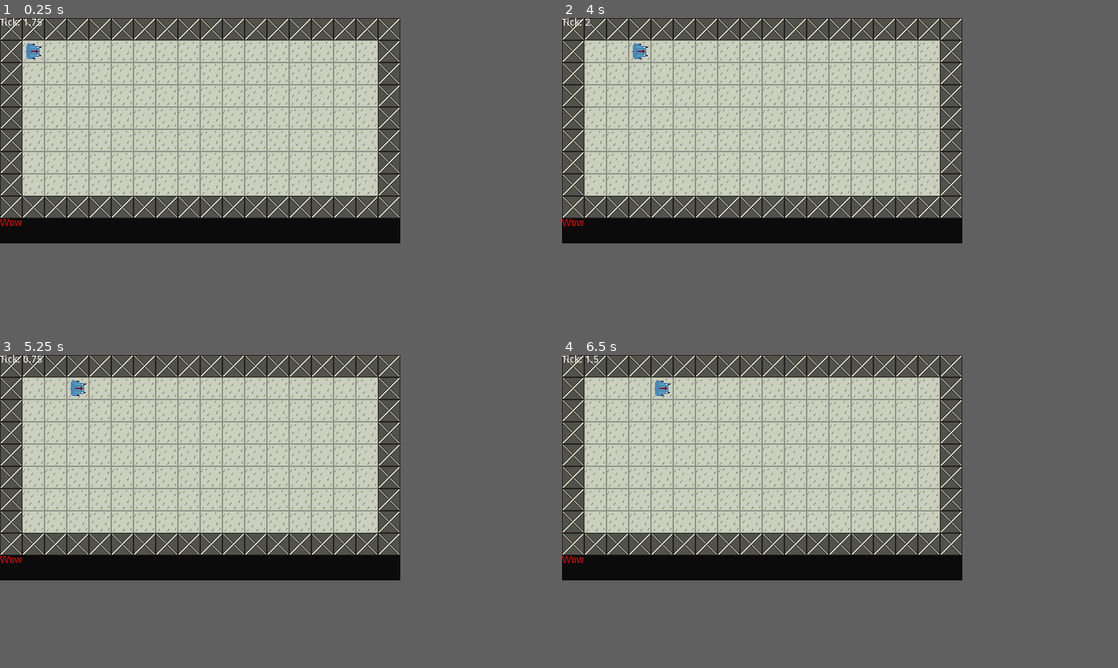
Above: before the commit, frames 1-4 (two rows, left to right).
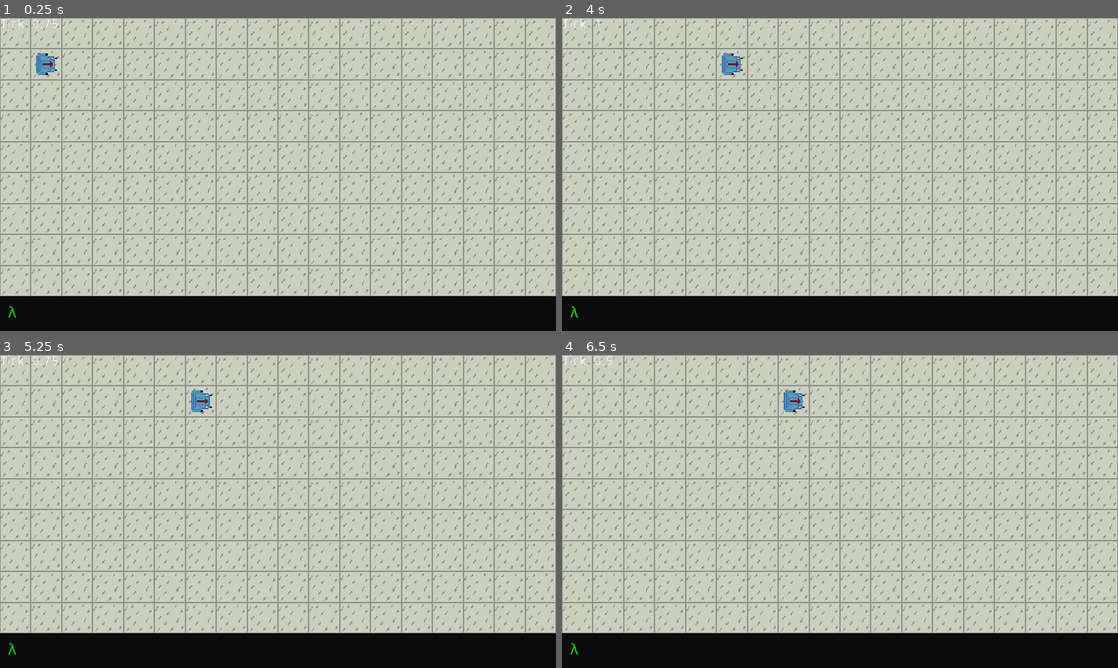
Above: after the commit, the same moments.

Repository: panorb/ludum-dare-50
Game: Godot game, scene res://Game.tscn
Two runs of this game, one before a commit and one after it. Both use one fixed random seed, a clock stepped at 60 frames per second and the inputs below.
Inputs:
- Up to frame 1 (0.25 s): no input
- Up to frame 2 (4 s): no input
- Up to frame 3 (5.25 s): no input
- Up to frame 4 (6.5 s): no input
In our replay, the window is 576x324 before the commit and 800x450 after it. These sizes can differ from the game's own. Grey fills any space a smaller window leaves; there, only what the larger window draws over its background counts as a difference.

The runs differ from the first frame. In frame 1, 45% of the frame differs, in the area x 0-100%, y 0-100%; in frame 2, 45%; in frame 3, 45%; in frame 4, 45%.

Commit message:
Added basic controls

Diff:
--- a/godot/Console/Console.tscn
+++ b/godot/Console/Console.tscn
@@ -1,27 +1,63 @@
-[gd_scene load_steps=2 format=2]
+[gd_scene load_steps=4 format=2]
 
 [ext_resource path="res://Console/console.gd" type="Script" id=1]
+[ext_resource path="res://Console/FiraCode-Retina.ttf" type="DynamicFontData" id=2]
 
-[node name="Console" type="Node"]
+[sub_resource type="DynamicFont" id=1]
+font_data = ExtResource( 2 )
+
+[node name="Console" type="Control"]
+margin_top = 288.0
+margin_right = 576.0
+margin_bottom = 324.0
+rect_min_size = Vector2( 576, 36 )
 script = ExtResource( 1 )
 
 [node name="Input" type="LineEdit" parent="."]
 modulate = Color( 1, 1, 1, 0 )
 anchor_right = 1.0
 anchor_bottom = 1.0
+max_length = 15
+selecting_enabled = false
+caret_blink = true
+caret_blink_speed = 0.5
 
 [node name="Background" type="ColorRect" parent="."]
 anchor_right = 1.0
 anchor_bottom = 1.0
-margin_top = 288.0
-margin_bottom = 288.0
 color = Color( 0.0470588, 0.0470588, 0.0470588, 1 )
 
-[node name="Display" type="RichTextLabel" parent="."]
-margin_top = 288.0
-margin_right = 576.0
-margin_bottom = 324.0
-rect_min_size = Vector2( 576, 36 )
+[node name="VBoxContainer" type="VBoxContainer" parent="."]
+anchor_right = 1.0
+anchor_bottom = 1.0
+margin_left = 8.0
+margin_right = -8.0
+
+[node name="Control" type="Control" parent="VBoxContainer"]
+margin_right = 560.0
+margin_bottom = 3.0
+size_flags_horizontal = 3
+size_flags_vertical = 3
+
+[node name="Display" type="RichTextLabel" parent="VBoxContainer"]
+margin_top = 7.0
+margin_right = 560.0
+margin_bottom = 28.0
+size_flags_horizontal = 3
+size_flags_vertical = 3
+custom_fonts/normal_font = SubResource( 1 )
 bbcode_enabled = true
-bbcode_text = "[color=red]Wow[/color]"
-text = "Wow"
+bbcode_text = "[color=#16c60c]λ[/color]"
+text = "λ"
+fit_content_height = true
+scroll_active = false
+
+[node name="Control2" type="Control" parent="VBoxContainer"]
+margin_top = 32.0
+margin_right = 560.0
+margin_bottom = 36.0
+size_flags_horizontal = 3
+size_flags_vertical = 3
+
+[connection signal="text_changed" from="Input" to="." method="_on_Input_text_changed"]
+[connection signal="text_entered" from="Input" to="." method="_on_Input_text_entered"]
--- a/godot/Console/console.gd
+++ b/godot/Console/console.gd
@@ -1,16 +1,23 @@
 extends Node
 
+onready var input = get_node("Input")
+onready var display = get_node("VBoxContainer/Display")
 
-# Declare member variables here. Examples:
-# var a = 2
-# var b = "text"
+var shell_template = "[color=#16c60c]λ[/color] [color=#cccccc]%s[/color]"
 
+signal command_sent(command)
 
-# Called when the node enters the scene tree for the first time.
 func _ready():
-	pass # Replace with function body.
+	display.bbcode_text = shell_template % ""
 
+func _process(_delta):
+	input.grab_focus()
 
-# Called every frame. 'delta' is the elapsed time since the previous frame.
-#func _process(delta):
-#	pass
+func _on_Input_text_changed(new_text):
+	display.bbcode_text = shell_template % new_text
+
+func _on_Input_text_entered(new_text):
+	input.text = ""
+	_on_Input_text_changed("")
+
+	emit_signal("command_sent", new_text)
--- a/godot/Debug/TickTimer/tick_timer.gd
+++ b/godot/Debug/TickTimer/tick_timer.gd
@@ -1,5 +1,5 @@
 extends Label
 
-func _process(delta):
+func _process(_delta):
 	var p : Node = get_tree().root.get_node("Game")
 	self.text = "Tick: " + str(p.tick_interval - p.time_since_last_tick)
--- a/godot/Game.tscn
+++ b/godot/Game.tscn
@@ -1,6 +1,6 @@
 [gd_scene load_steps=7 format=2]
 
-[ext_resource path="res://Levels/level-0.tmx" type="PackedScene" id=1]
+[ext_resource path="res://Levels/Level.tscn" type="PackedScene" id=1]
 [ext_resource path="res://Robot/Robot.tscn" type="PackedScene" id=2]
 [ext_resource path="res://game.gd" type="Script" id=3]
 [ext_resource path="res://Debug/TickTimer/TickTimer.tscn" type="PackedScene" id=4]
@@ -24,3 +24,6 @@
 
 [node name="Tick" type="AudioStreamPlayer" parent="Sounds"]
 stream = ExtResource( 5 )
+
+[connection signal="move_intent" from="Robot" to="." method="_on_Robot_move_intent"]
+[connection signal="command_sent" from="Console" to="." method="_on_Console_command_sent"]
--- /dev/null
+++ b/godot/Levels/Level.tscn
@@ -0,0 +1,7 @@
+[gd_scene load_steps=3 format=2]
+
+[ext_resource path="res://Levels/empty.tmx" type="PackedScene" id=1]
+[ext_resource path="res://Levels/level.gd" type="Script" id=2]
+
+[node name="Level" instance=ExtResource( 1 )]
+script = ExtResource( 2 )
--- /dev/null
+++ b/godot/Levels/level.gd
@@ -0,0 +1,13 @@
+extends Node2D
+
+onready var tile_layer = get_node("Tile Layer")
+
+func get_tile_type(tile : Vector2):
+	var tile_id = tile_layer.get_cell(int(tile.x), int(tile.y))
+
+	if tile_id == -1:
+		return "void"
+	elif tile_id == 1:
+		return "empty"
+	else:
+		return "blocked"
--- a/godot/Robot/Robot.tscn
+++ b/godot/Robot/Robot.tscn
@@ -3,7 +3,11 @@
 [ext_resource path="res://Robot/robot.png" type="Texture" id=1]
 [ext_resource path="res://Robot/robot.gd" type="Script" id=2]
 
-[node name="Robot" type="Sprite"]
+[node name="Robot" type="Position2D"]
+script = ExtResource( 2 )
+
+[node name="Sprite" type="Sprite" parent="."]
+position = Vector2( 16, 16 )
 texture = ExtResource( 1 )
-centered = false
-script = ExtResource( 2 )
+
+[node name="Tween" type="Tween" parent="."]
--- a/godot/Robot/robot.gd
+++ b/godot/Robot/robot.gd
@@ -1,24 +1,42 @@
-extends Sprite
+extends Position2D
+
+onready var tween = get_node("Tween")
+onready var sprite = get_node("Sprite")
 
 var velocity := Vector2(1, 0) # Start orientation: right
-signal move_wanted(to)
+signal move_intent(target_tile)
 
 func get_tile_position():
 	return self.transform.get_origin() / 32.0
 
 func handle_tick():
-	self.transform = self.transform.translated(velocity * 32.0)
-	print(get_tile_position())
+	var target_tile : Vector2 = get_tile_position() + velocity
+	emit_signal("move_intent", target_tile)
+
+func wrap_around(target_tile : Vector2):
+	self.position = (target_tile - (velocity * Vector2(18, 9))) * 32.0
+
+func movement(target_tile : Vector2):
+	self.position = target_tile * 32.0
+	tween.interpolate_property(sprite, "scale", Vector2(1.05, 1.05), Vector2(1.0, 1.0), 0.5, Tween.TRANS_EXPO)
+	tween.start()
+
+func crash(_target_tile : Vector2):
+	pass
 
 func execute_command(command : String) -> void:
 	if (command == "up"):
-		velocity = Vector2(0, -1)
+		self.velocity = Vector2(0, -1)
+		sprite.rotation_degrees = -90
 
 	if (command == "down"):
-		velocity = Vector2(0, 1)
+		self.velocity = Vector2(0, 1)
+		sprite.rotation_degrees = 90
 
 	if (command == "left"):
-		velocity = Vector2(-1, 0)
+		self.velocity = Vector2(-1, 0)
+		sprite.rotation_degrees = 180
 
 	if (command == "right"):
-		velocity = Vector2(1, 0)
+		self.velocity = Vector2(1, 0)
+		sprite.rotation_degrees = 0
--- a/godot/game.gd
+++ b/godot/game.gd
@@ -1,10 +1,11 @@
 extends Node2D
 
+onready var level = get_node("Level")
 onready var robot = get_node("Robot")
 
 onready var tick_sound = get_node("Sounds/Tick")
 
-var tick_interval = 2.0
+var tick_interval = 1.0
 var time_since_last_tick = 0.0
 
 func _process(delta):
@@ -14,3 +15,17 @@
 		time_since_last_tick = 0.0
 		tick_sound.play()
 		robot.handle_tick()
+
+func _on_Robot_move_intent(target_tile):
+	var tile_type : String = level.get_tile_type(target_tile)
+
+	if tile_type == "void":
+		robot.wrap_around(target_tile)
+	elif tile_type == "empty":
+		robot.movement(target_tile)
+	elif tile_type == "blocked":
+		robot.crash(target_tile)
+
+
+func _on_Console_command_sent(command):
+	robot.execute_command(command)
--- a/godot/project.godot
+++ b/godot/project.godot
@@ -18,6 +18,8 @@
 
 window/size/width=576
 window/size/height=324
+window/size/test_width=1280
+window/size/test_height=720
 window/stretch/mode="2d"
 window/stretch/aspect="keep"
 
@@ -48,6 +50,17 @@
 "stream": false,
 "svg/scale": 1.0
 }
+vnen.tiled_importer={
+"add_background": false,
+"collision_layer": 1,
+"custom_properties": true,
+"embed_internal_images": false,
+"image_flags": 7,
+"post_import_script": "",
+"save_tiled_properties": false,
+"tile_metadata": false,
+"uv_clip": true
+}
 
 [physics]
 
@@ -55,6 +68,7 @@
 
 [rendering]
 
+2d/snapping/use_gpu_pixel_snap=true
 environment/default_environment="res://default_env.tres"
 
 [tiled_importer]
Binary file added: godot/Console/FiraCode-Retina.ttf
Not shown, added: godot/Levels/empty.tmx
Not shown, added: godot/Levels/empty.tmx.import
Renamed: godot/Levels/level-0.tmx -> godot/Levels/walled.tmx
Not shown, changed: godot/Levels/walled.tmx.import
Not shown, changed: assets/tileset.aseprite
